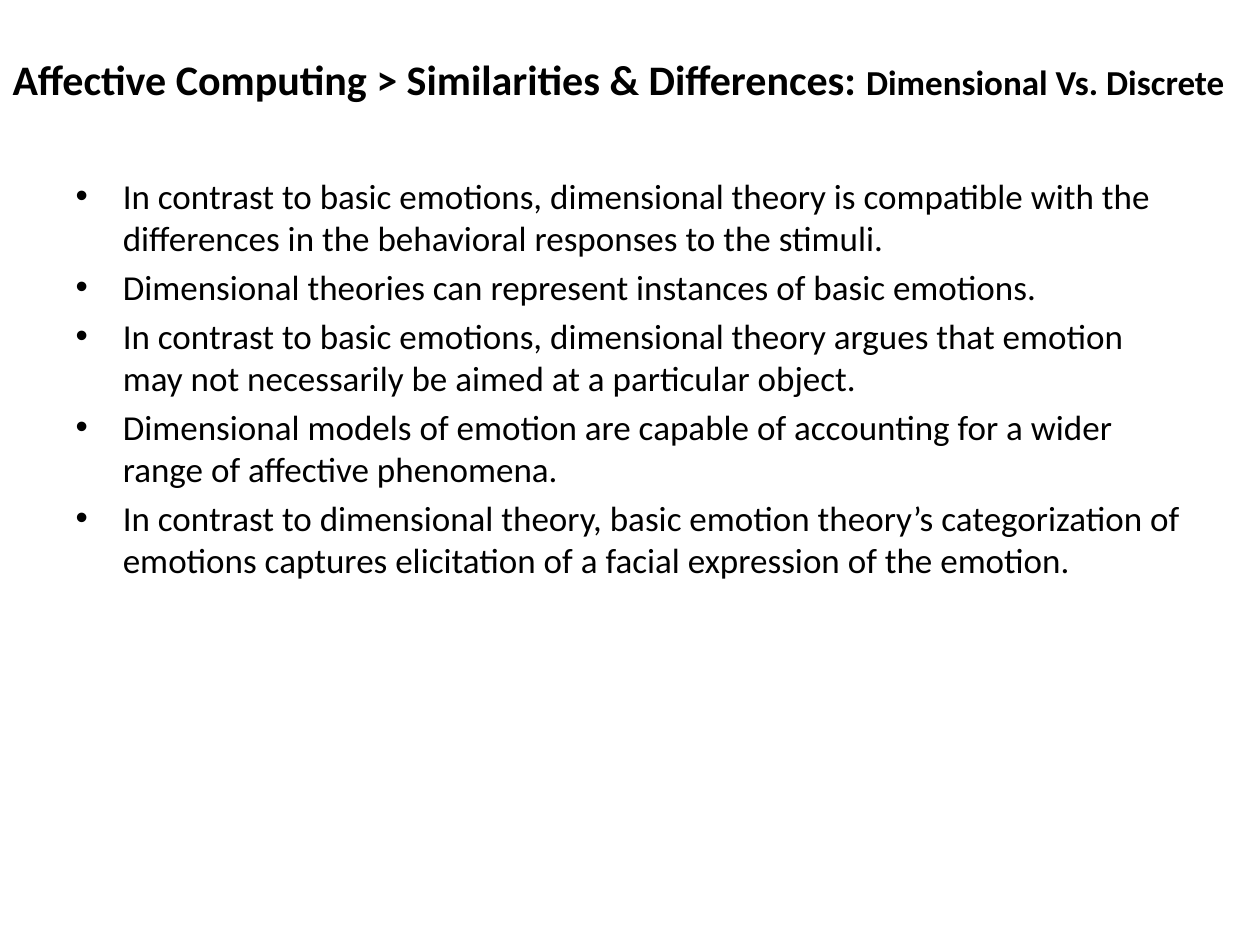
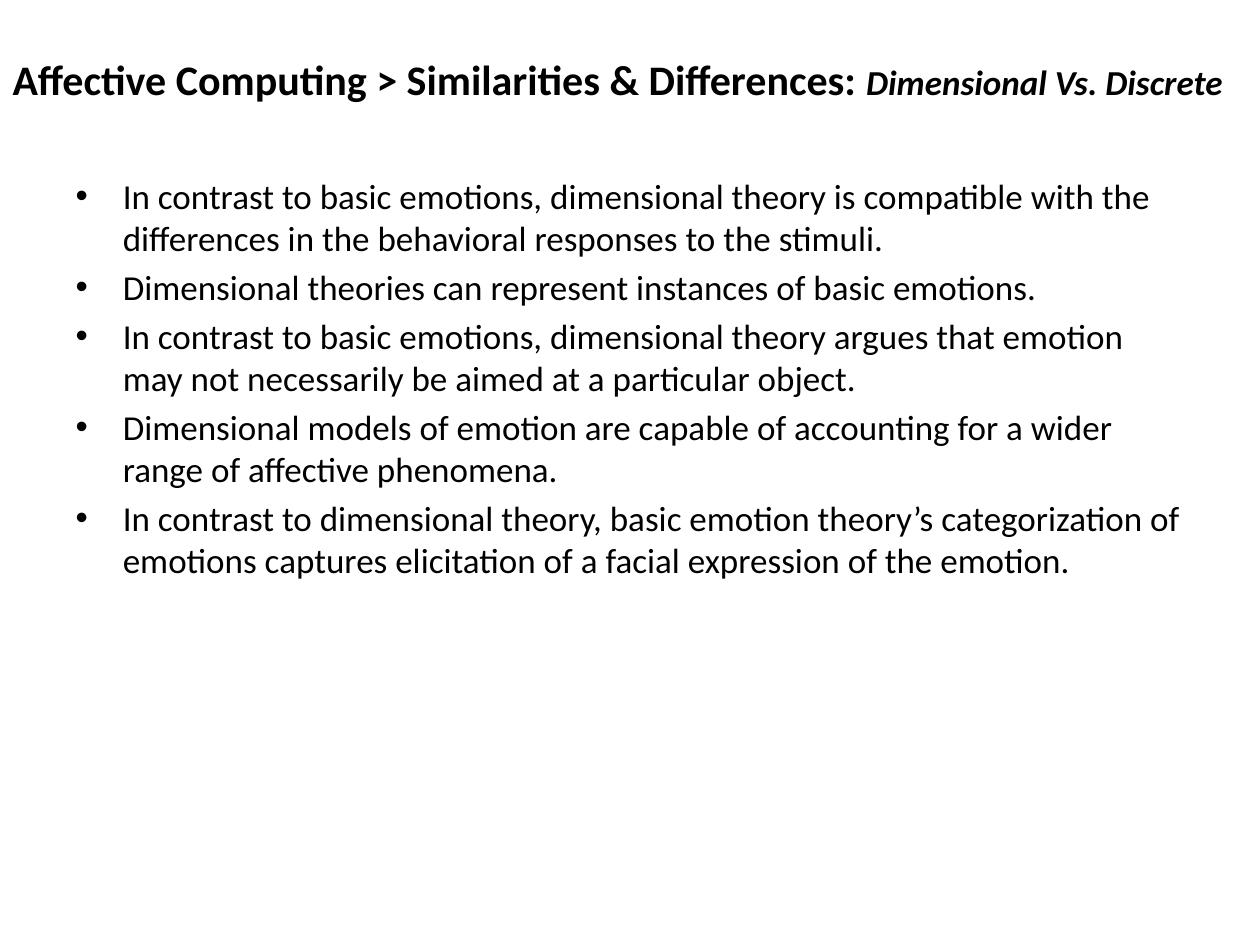
Before and after one commit to mshayganfar/CompExam1, a slide deck: slide 26 of presentation/PhD-comprehensive-exam.pptx. Drawn at 1260x945 pixels with LibreOffice and Linux fonts; fonts in the diff are those of the drawing. Boxes give left, top, right and bottom in pixels: in the first picture for what was removed or moved away, otherwise in the second. Text is boxed around its words. In the diff, an @@ line names an element or a change of style, - is before the commit and + after.

```diff
--- a/presentation/PhD-comprehensive-exam.pptx
+++ b/presentation/PhD-comprehensive-exam.pptx
@@ text "Affective Computing > Similarities & ..." at (13,65,1222,102): italic on in "Dimensional Vs. Discrete" @@
```
Also in this commit, not shown: 4 slides added.
